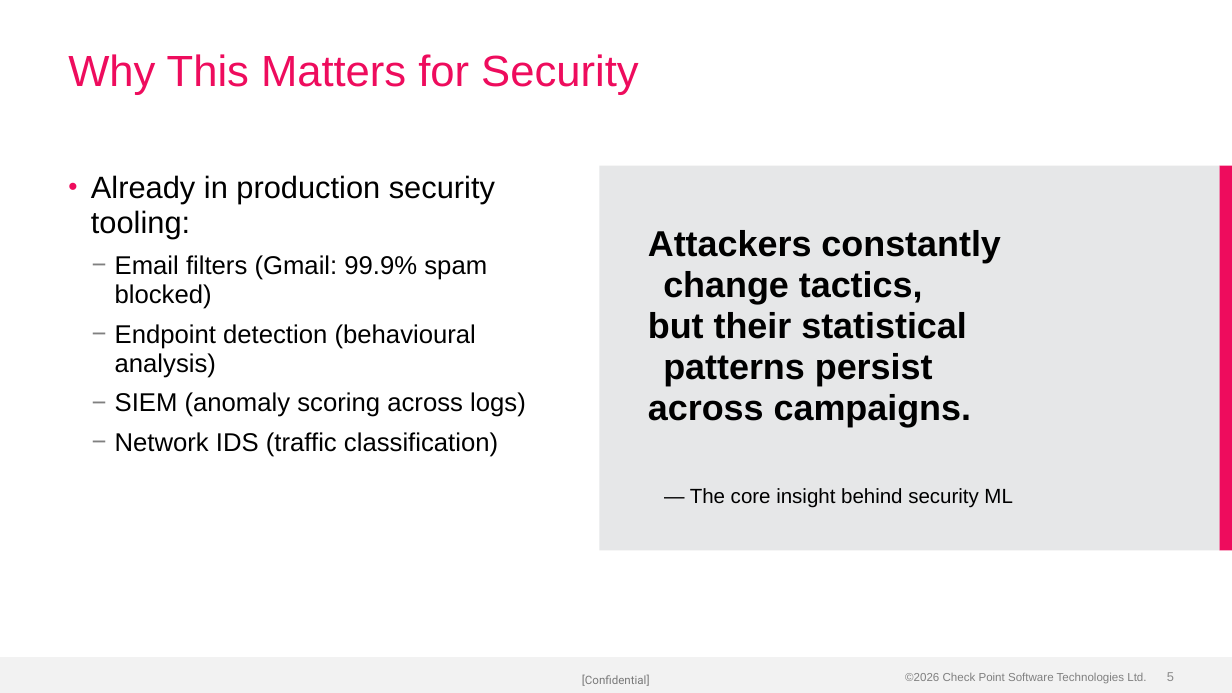
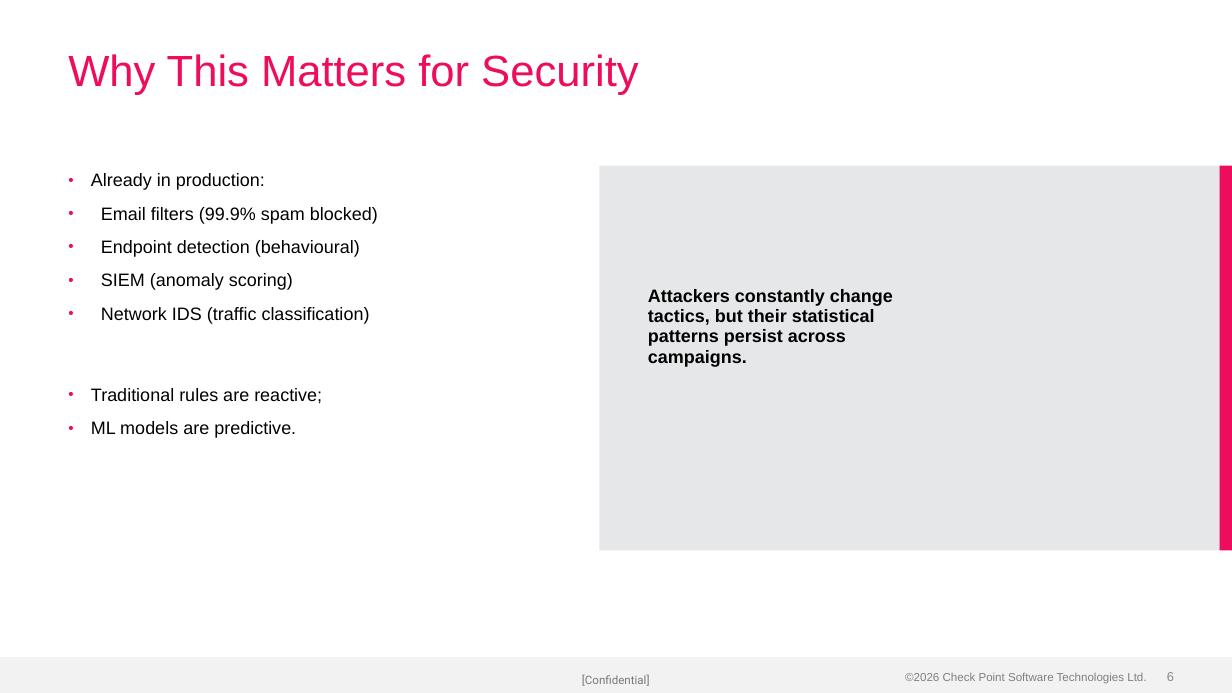
Before and after one commit to alshawwaf/ai-basic-training, a slide deck: slide 6 of stage1_classic_ml/01_what_is_ml/Lecture-1-What-is-ML.pptx (slide 5 before the commit). Drawn at 1232x693 pixels with LibreOffice and Linux fonts; fonts in the diff are those of the drawing; background and template pictures are left out. Boxes give left, top, right and bottom in pixels: in the first picture for what was removed or moved away, otherwise in the second. Text is boxed around its words. In the diff, an @@ line names an element or a change of style, - is before the commit and + after.

Commit message:
Rebuild Lecture 1 with cleaner structure and professional visuals
Reorganised from 9 fragmented sections (32 slides) to 6 focused
sections (28 slides) with a clear narrative arc. Improved image
quality with consistent colour palette, better layout variety,
and tighter content per slide.

```diff
--- a/stage1_classic_ml/01_what_is_ml/Lecture-1-What-is-ML.pptx
+++ b/stage1_classic_ml/01_what_is_ml/Lecture-1-What-is-ML.pptx
@@ text at (91,173,378,290): text changed; size 20 to 14 pt @@
-• Already in production security tooling:
-  − Email filters (Gmail: 99.9% spam blocked)
-  − Endpoint detection (behavioural analysis)
-  − SIEM (anomaly scoring across logs)
+• Already in production:
+• Email filters (99.9% spam blocked)
+• Endpoint detection (behavioural)
+• SIEM (anomaly scoring)
@@ text at (648,289,893,367): text changed; size 28 to 14 pt @@
-Attackers constantly change tactics,
-but their statistical patterns persist
-across campaigns.
+Attackers constantly change
+tactics, but their statistical
+patterns persist across
+campaigns.
@@ text at (101,307,370,324): size 20 to 14 pt in "Network IDS (traffic classification)"; bullet − to •; list level 2 to 1 in "Network IDS (traffic classification)" @@
@@ text at (91,388,322,438): paragraphs added @@
+• Traditional rules are reactive;
+• ML models are predictive.
@@ text removed at (690,488,1013,508) @@
-— The core insight behind security ML
```
Also in this commit, not shown: 20 other slides changed, 4 slides added, 8 slides removed.
